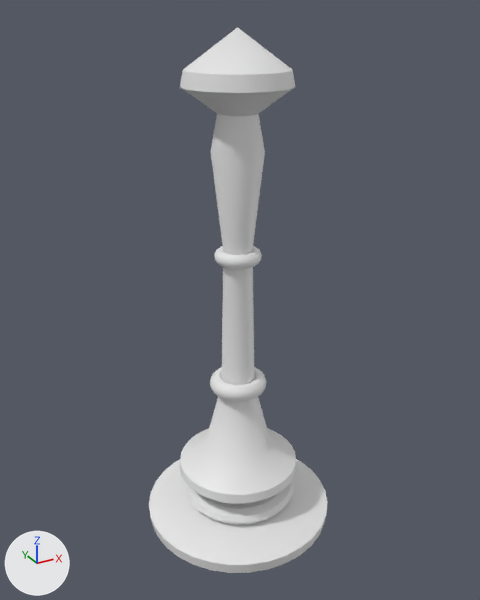
A saved change to the FBX model ZTGKEngine/res/models/stojak.fbx.
Before and after are seen from a 50 mm lens placed at (-1.53, -2.57, 2.52), pointed at (-0.12, -0.01, 1.24). Arrows for +X, +Y and +Z are at lower left; the lights stay in place. Where no turn or scale is listed for an object, it has been applied to the vertices.

Script lines for the objects in view, before the commit:
```python
me_torus = bpy.data.meshes.new('Torus')
me_torus.from_pydata(...)  # 1137 vertices, 1137 faces; spans x -0.49..0.49, y -0.48..0.5, z -0.16..2.29
ob_torus = bpy.data.objects.new('Torus', me_torus)
ob_torus.location = (-0.134, -0.018, 0.16)
```
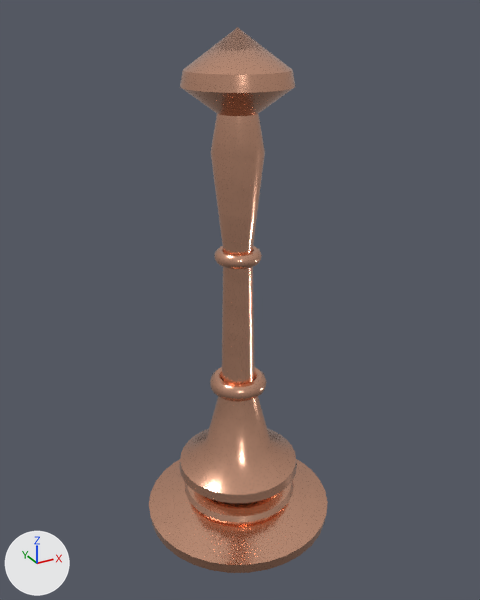
Where the newer file only moved an object's origin or applied its transform, the numbers keep the older frame.

Changed parts and their boxes (x1, y1, x2, y2) in the pictures (480 x 600 px):
'Torus', recoloured (white to brown)
    both: (149, 27, 328, 573)

The change in detail:
Picture 'waga_BaseColor.png' (img_waga_basecolor_png) is new.
Picture 'waga_Normal.png' (img_waga_normal_png) is new.
Material 'waga' (mat_waga) is new.
Uses the picture img_waga_basecolor_png.
Uses the picture img_waga_normal_png.
me_torus has 1137 vertices, 1137 faces and spans x -0.49..0.49, y -0.48..0.5, z -0.16..2.29.
me_torus now uses material mat_waga.
